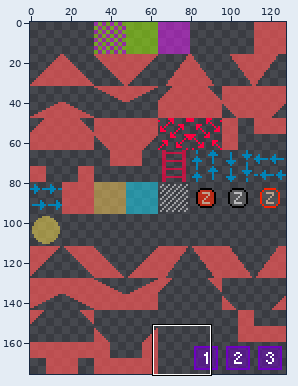
File history of a sprite sheet, data/scene_debug_tiles.png. The first picture is a wide view before the edit; the outline marks the close-up.
Close-up. The starting point:
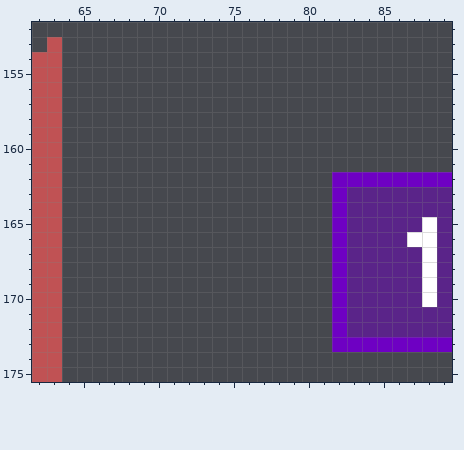
The file is 128x176 pixels. Shown: x 62..89, y 152..175.
Now the later version:
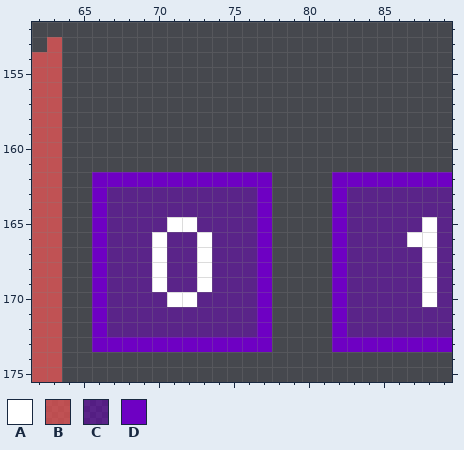
Palette (. is transparent): A #ffffff  B #ff5757a8  C #6e00c380  D #6e00c3
Change:
Changed rows in their new state; - is an unchanged pixel.
first column x 66:
162 DDDDDDDDDDDD
163 DCCCCCCCCCCD
164 DCCCCCCCCCCD
165 DCCCCAACCCCD
166 DCCCACCACCCD
167 DCCCACCACCCD
168 DCCCACCACCCD
169 DCCCACCACCCD
170 DCCCCAACCCCD
171 DCCCCCCCCCCD
172 DCCCCCCCCCCD
173 DDDDDDDDDDDD
Where, in picture pixels (left, top, right, bottom), the same in both close-ups:
added: (92, 172, 272, 352)
